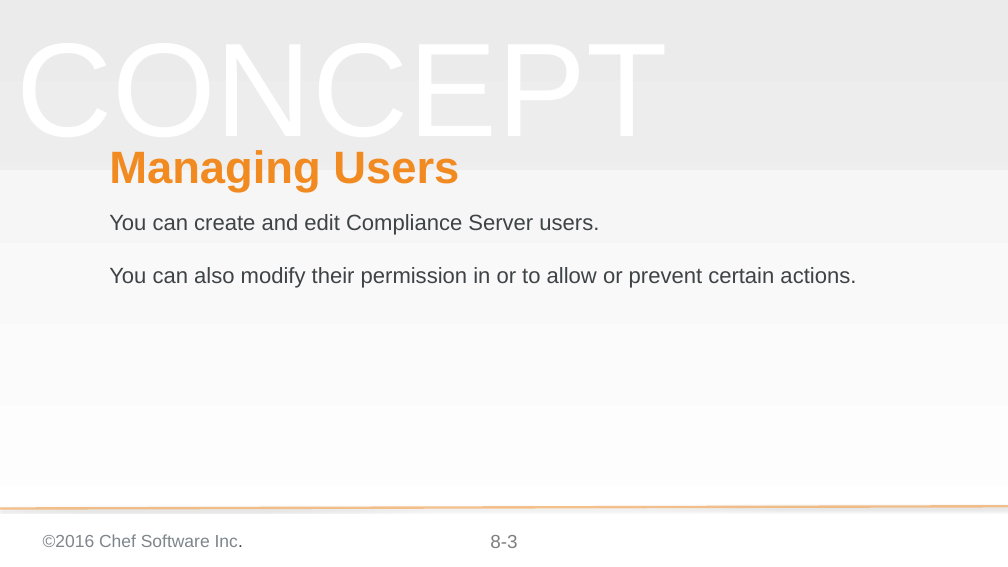
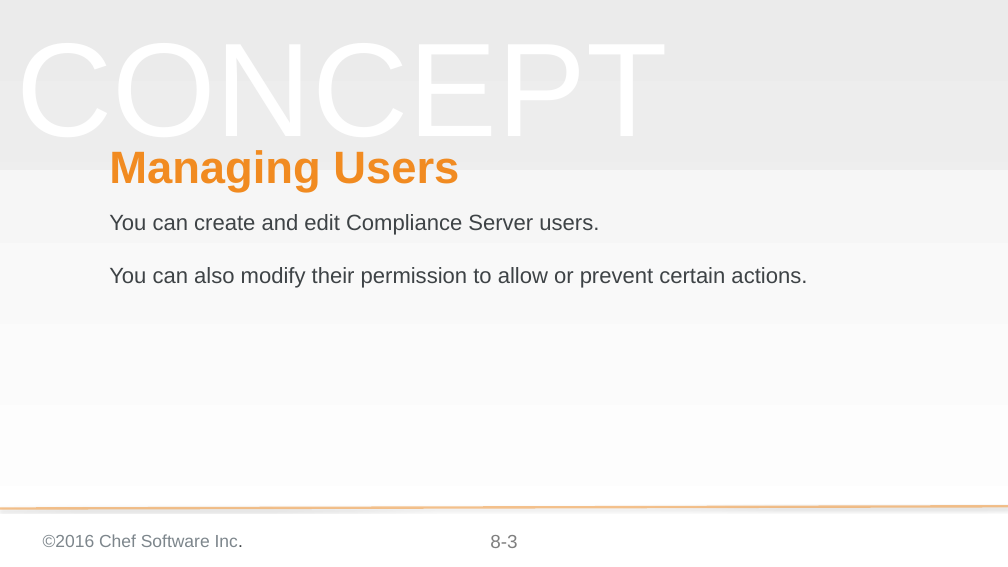
Before and after one commit to bchamby/chef-compliance-installation-configuration-operation, a slide deck: slide 3 of 08-permissions-orgs.pptx. Drawn at 1008x567 pixels with LibreOffice and Linux fonts; fonts in the diff are those of the drawing; background and template pictures are left out. Boxes give left, top, right and bottom in pixels: in the first picture for what was removed or moved away, otherwise in the second. Text is boxed around its words. In the diff, an @@ line names an element or a change of style, - is before the commit and + after.

```diff
--- a/08-permissions-orgs.pptx
+++ b/08-permissions-orgs.pptx
@@ subtitle at box(109, 267, 807, 288): text changed @@
-You can also modify their permission in or to allow or prevent certain actions.
+You can also modify their permission to allow or prevent certain actions.
```
Also in this commit, not shown: 2 other slides changed.
